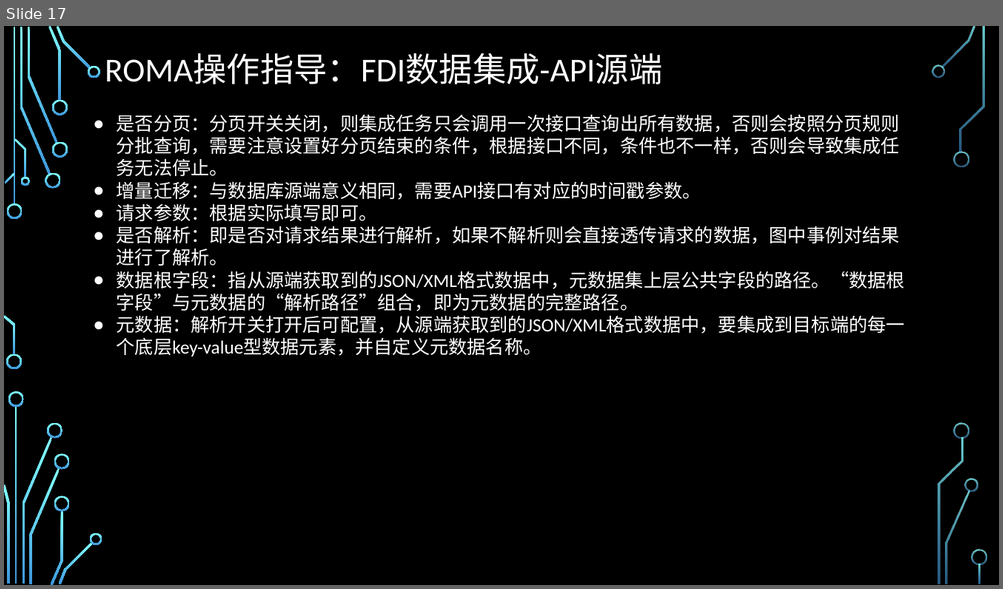
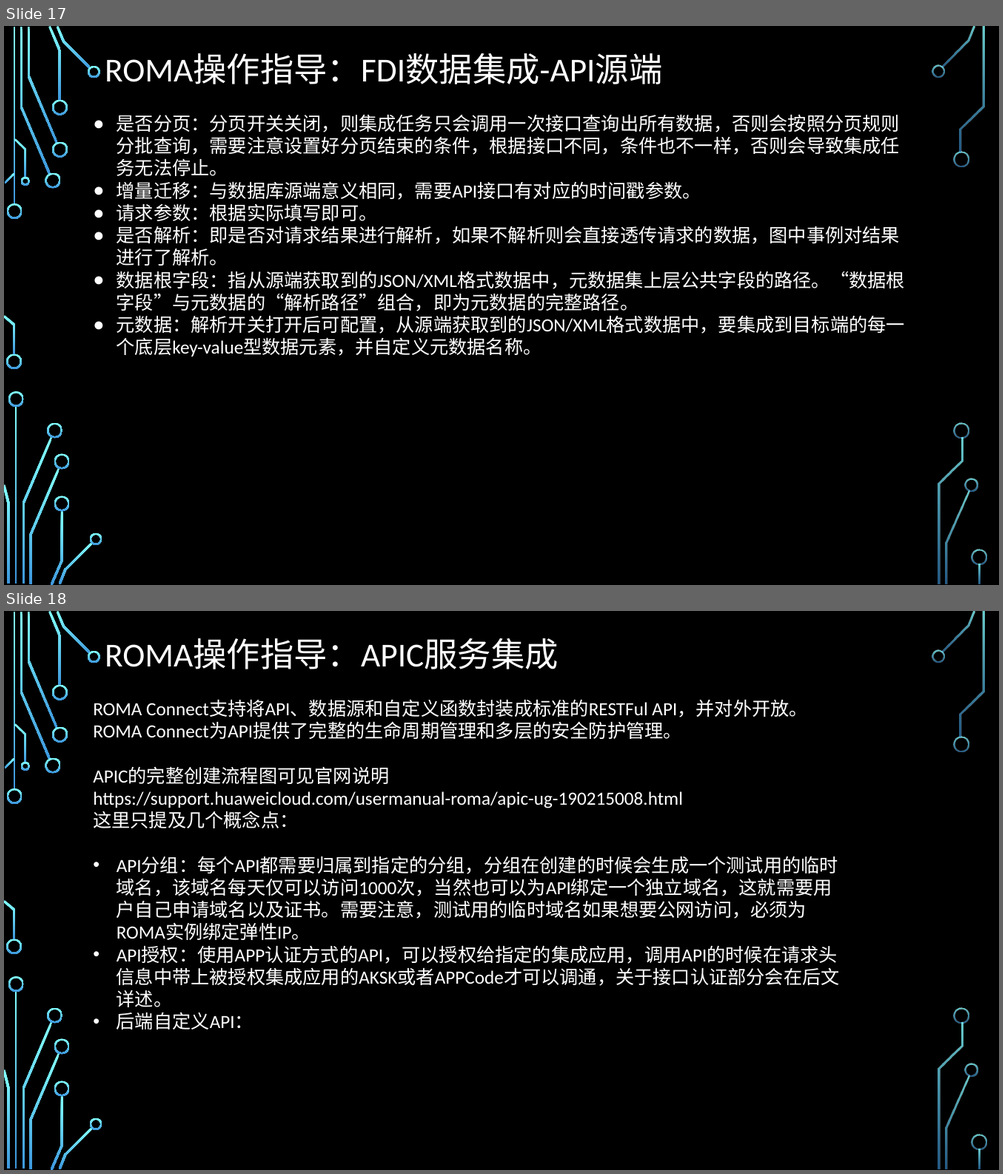
Before and after one commit to zhaoxukl1314/roma, a slide deck: ROMA使用手册.pptx. Shown one above the other, each under a label of ours: slide 17 before the commit, slides 17 and 18 after it. The pictures are 1003x589 and 1003x1174 pixels, drawn with LibreOffice and Linux fonts; fonts in the diff are those of the drawing; background and template pictures are left out. Boxes give left, top, right and bottom in pixels: in the first picture for what was removed or moved away, otherwise in the second. Text is boxed around its words. In the diff, an @@ line names an element or a change of style, - is before the commit and + after.

```diff
--- a/ROMA使用手册.pptx
+++ b/ROMA使用手册.pptx
@@ slide 18 added at bbox=[4, 611, 999, 1170], background picture (left out); not listed: 36 template elements that a slide beside it also shows @@
@@ title added at bbox=[105, 638, 558, 669], 32.4 pt, text #FFFFFF @@
+ROMA操作指导：APIC服务集成
@@ text added at bbox=[93, 701, 839, 1030], 18 pt, text #FFFFFF @@
+ROMA Connect支持将API、数据源和自定义函数封装成标准的RESTFul API，并对外开放。ROMA Connect为API提供了完整的生命周期管理和多层的安全防护管理。
+APIC的完整创建流程图可见官网说明
+https://support.huaweicloud.com/usermanual-roma/apic-ug-190215008.html
+这里只提及几个概念点：
+• API分组：每个API都需要归属到指定的分组，分组在创建的时候会生成一个测试用的临时域名，该域名每天仅可以访问1000次，当然也可以为API绑定一个独立域名，这就需要用户自己申请域名以及证书。需要注意，测试用的临时域名如果想要公网访问，必须为ROMA实例绑定弹性IP。
+• API授权：使用APP认证方式的API，可以授权给指定的集成应用，调用API的时候在请求头信息中带上被授权集成应用的AKSK或者APPCode才可以调通，关于接口认证部分会在后文详述。
+• 后端自定义API：
```
Also in this commit, not shown: 21 other slides changed.
